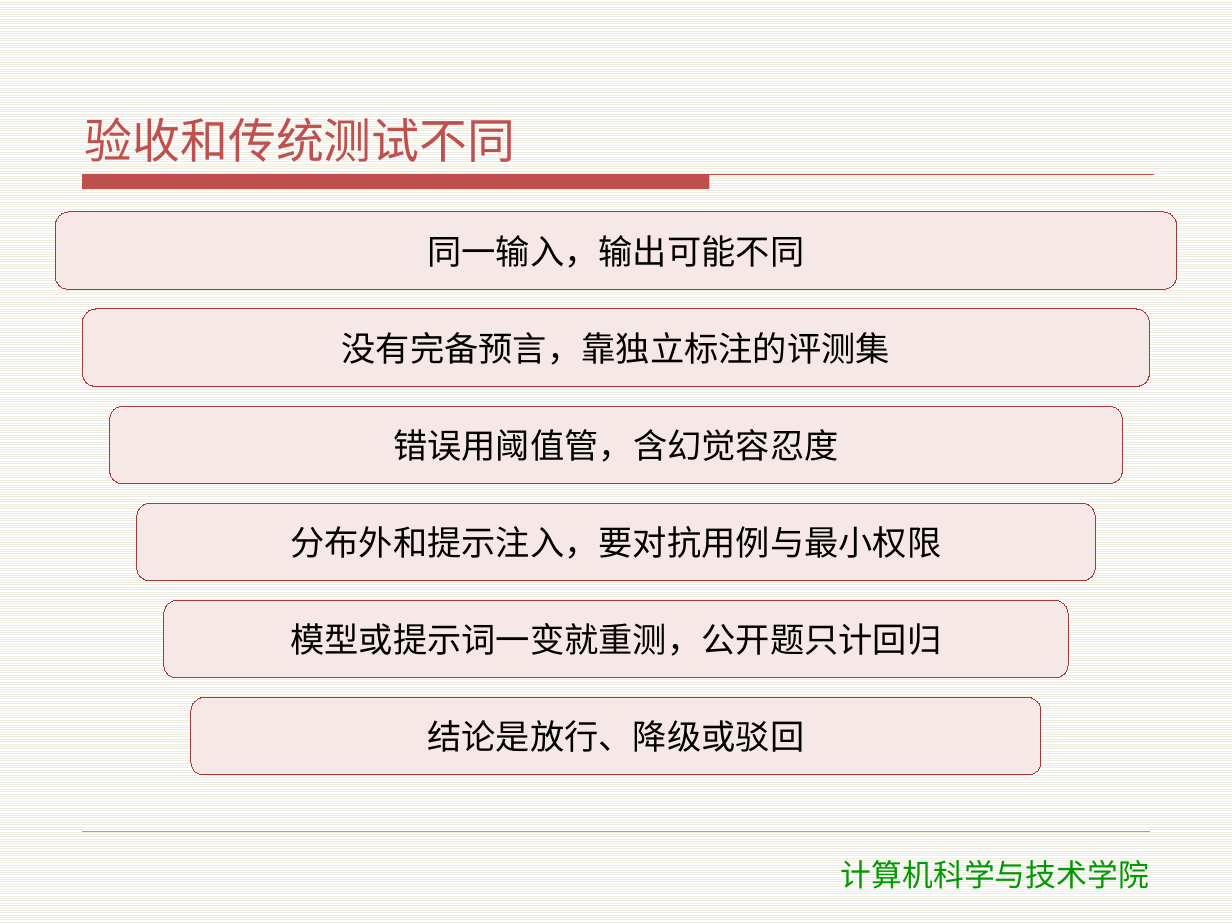
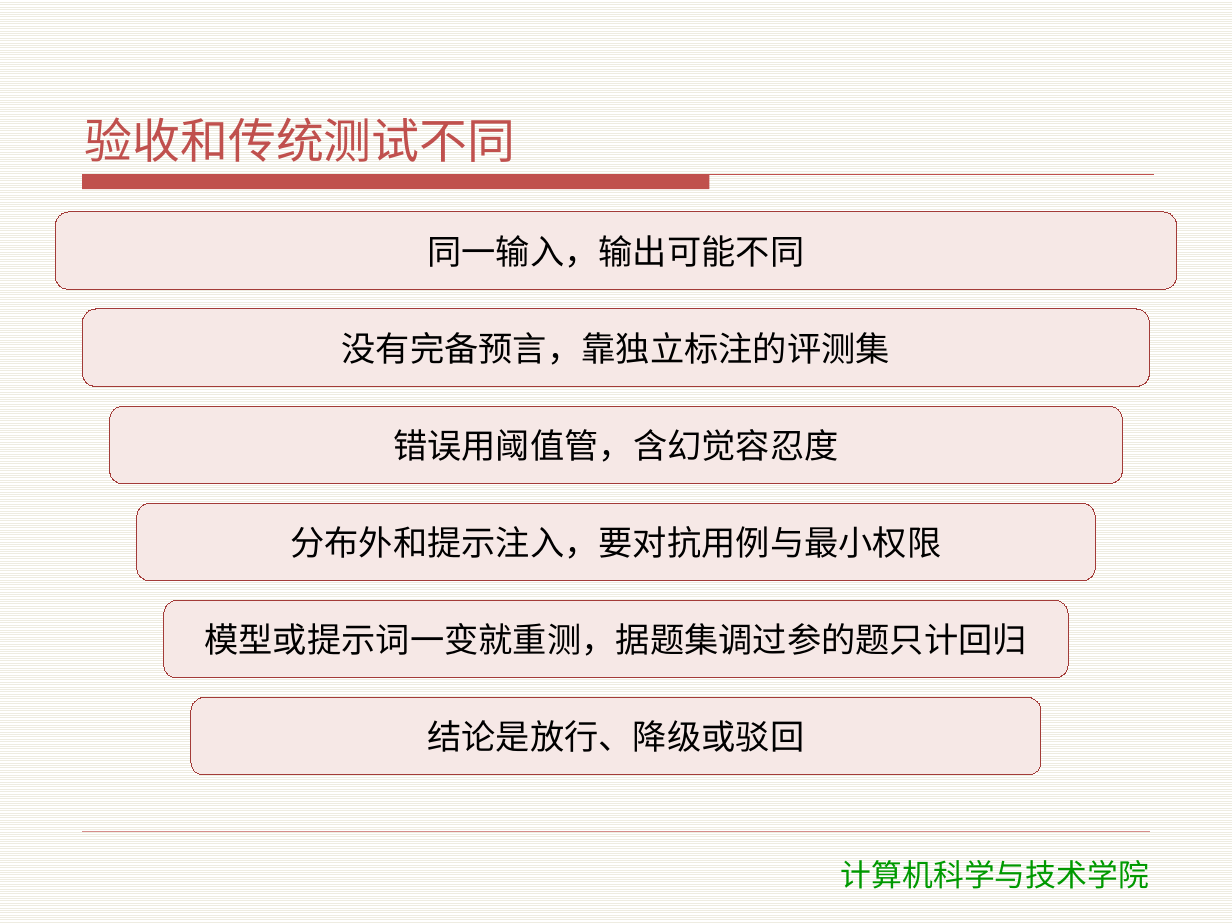
Before and after one commit to meng004/mall, a slide deck: slide 29 of SDC/教学资料/课件/T4-体系结构设计（二）.pptx. Drawn at 1232x924 pixels with LibreOffice and Linux fonts; fonts in the diff are those of the drawing; background and template pictures are left out. Boxes give left, top, right and bottom in pixels: in the first picture for what was removed or moved away, otherwise in the second. Text is boxed around its words. In the diff, an @@ line names an element or a change of style, - is before the commit and + after.

Commit message:
docs(SDC): T4 says only tuned cases count as regression
Matches the 2026-10-10 rule that the public teacher case set is the acceptance set.

```diff
--- a/SDC/教学资料/课件/T4-体系结构设计（二）.pptx
+++ b/SDC/教学资料/课件/T4-体系结构设计（二）.pptx
@@ text in rounded rectangle at (204, 623, 1027, 656): text changed @@
-模型或提示词一变就重测，公开题只计回归
+模型或提示词一变就重测，据题集调过参的题只计回归
```
